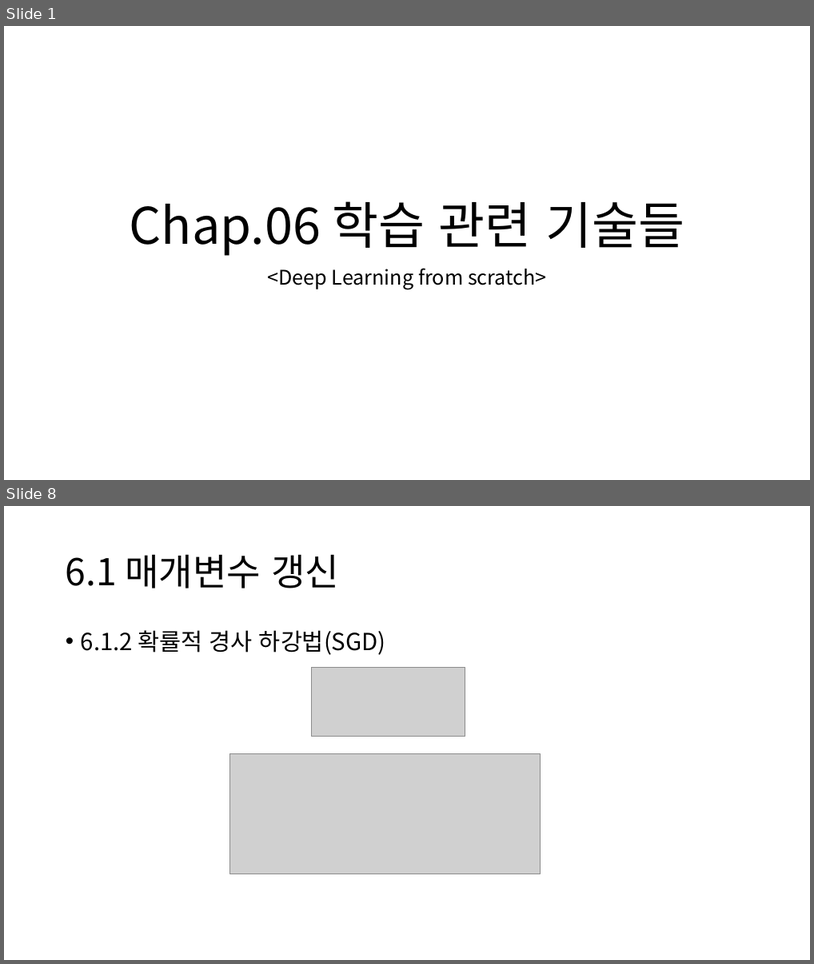
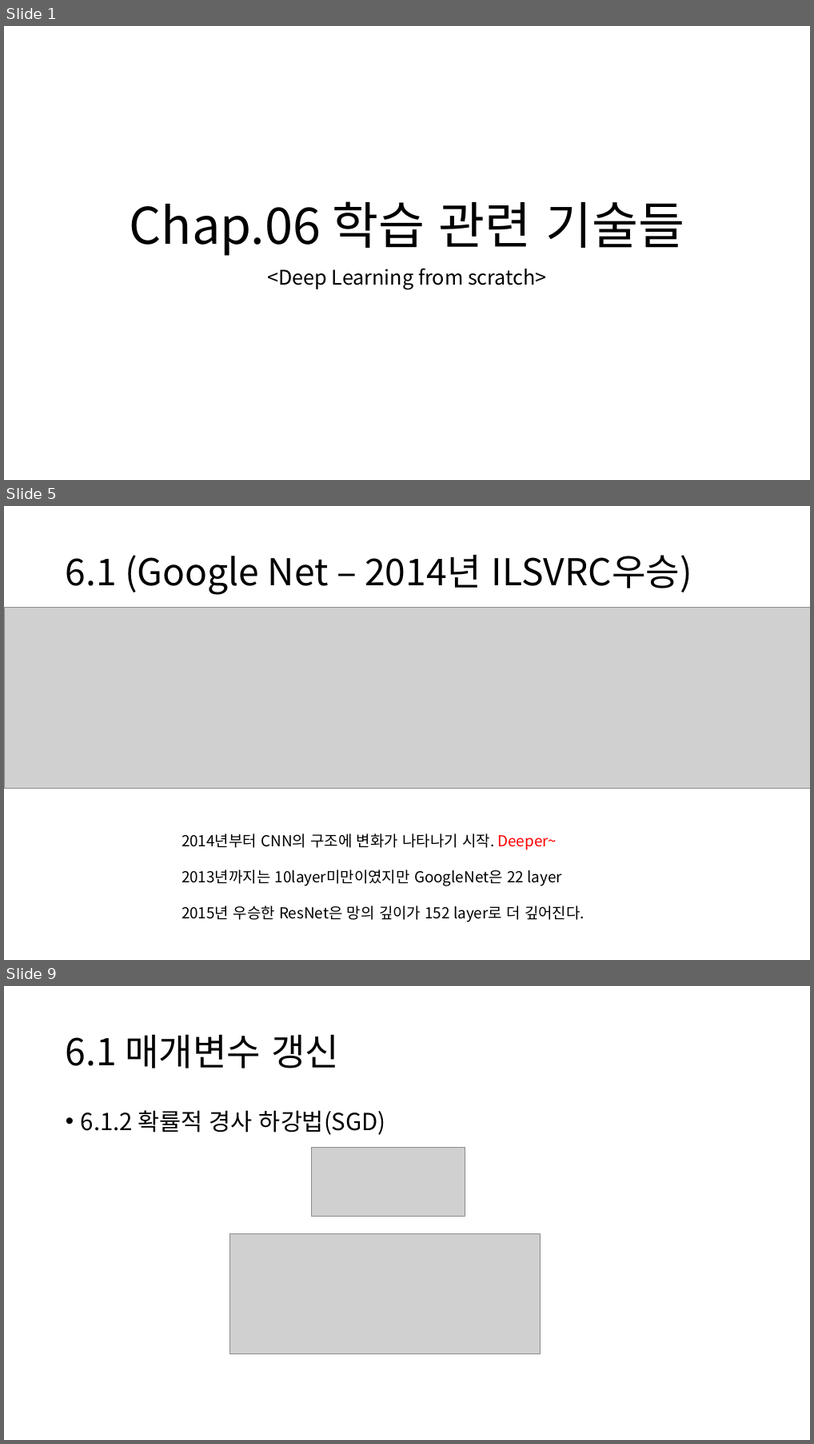
Before and after one commit to DL-StudyGroup/deep_learning_from_scratch, a slide deck: presentation/Week09.학습 관련 기술들.pptx. Shown one above the other, each under a label of ours: slides 1 and 8 before the commit, slides 1, 5 and 9 after it; the slides between them are not shown. The pictures are 814x964 and 814x1444 pixels, drawn with LibreOffice and Linux fonts; fonts in the diff are those of the drawing; grey boxes stand for pictures. Boxes give left, top, right and bottom in pixels: in the first picture for what was removed or moved away, otherwise in the second. Text is boxed around its words. In the diff, an @@ line names an element or a change of style, - is before the commit and + after.

```diff
--- a/presentation/Week09.학습 관련 기술들.pptx
+++ b/presentation/Week09.학습 관련 기술들.pptx
@@ slide 5 added at bbox=[4, 506, 810, 960], background #FFFFFF @@
@@ title added at bbox=[66, 555, 693, 595], 44 pt, text #000000 @@
+6.1 (Google Net – 2014년 ILSVRC우승)
@@ picture added at bbox=[4, 607, 810, 788] @@
@@ text added at bbox=[182, 833, 585, 922], 18 pt, text #000000 @@
+2014년부터 CNN의 구조에 변화가 나타나기 시작. Deeper~
+2013년까지는 10layer미만이였지만 GoogleNet은 22 layer
+2015년 우승한 ResNet은 망의 깊이가 152 layer로 더 깊어진다.
@@ what was slide 8 is now slide 9 @@
```
Also in this commit, not shown: 15 slides changed, 5 other slides added, 1 slide removed.
